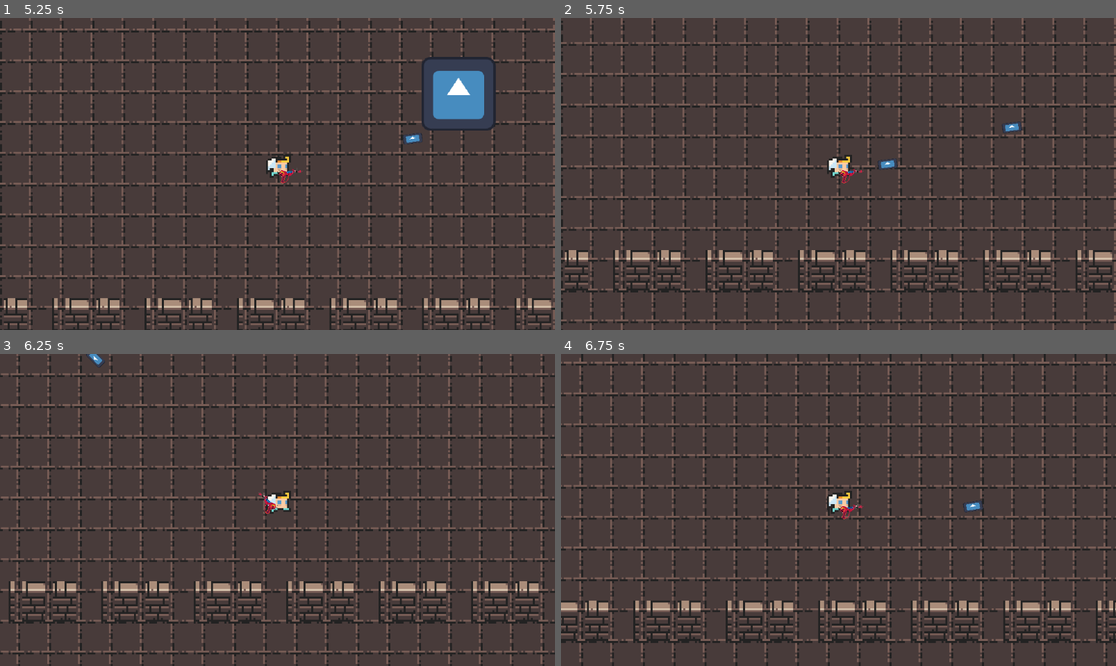
Above: before the commit, frames 1-4 (two rows, left to right).
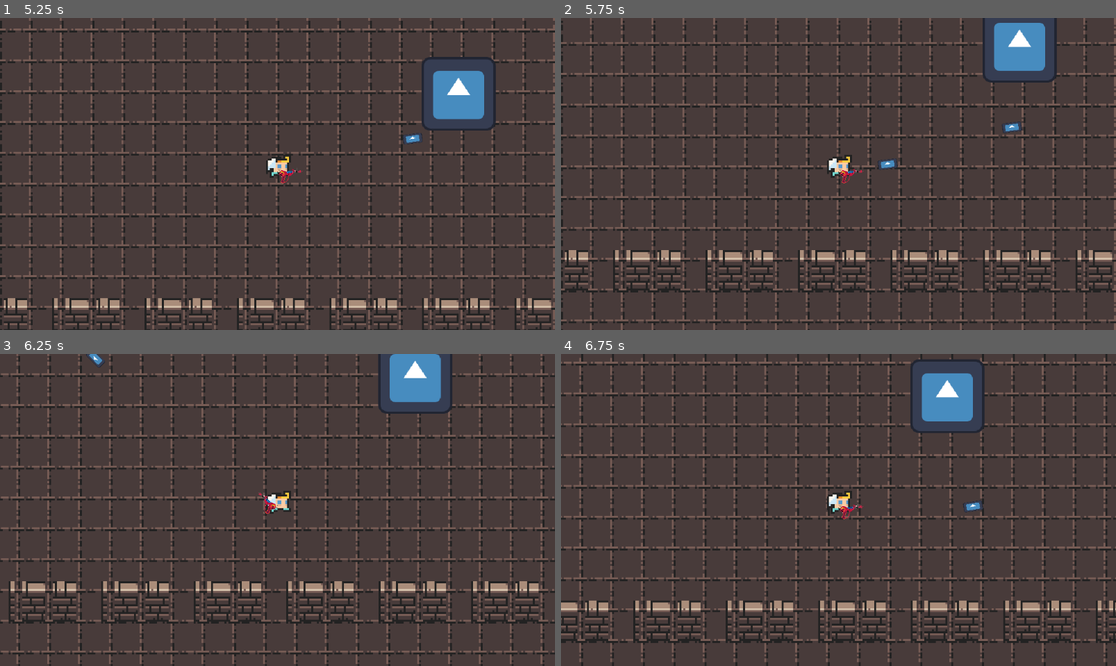
Above: after the commit, the same moments.

Repository: pabril03/ProyectoPLD
Game: Godot game, scene res://escenas/main.tscn
The game is run twice, just before and just after one commit, with the same random seed, the same clock (stepped at 60 frames per second) and the same inputs. The engine's default icon, where the game draws it, is replaced by a stand-in: a white triangle on a blue panel in a dark square.
Inputs (mouse positions are in pixels of both pictures, inside the frame that each line leads up to):
- Up to frame 1 (5.25 s): move the mouse to (399, 158) at 0.52 s; press the mouse at (399, 158) at 0.53 s; hold D (right) 0.53-1.28 s; move the mouse to (166, 189) at 1.27 s; release the mouse at (166, 189) at 1.28 s; hold S (down) 1.28-2.03 s; click (166, 189) at 1.35 s; move the mouse to (333, 105) at 2.02 s; press the mouse at (333, 105) at 2.03 s; hold D (right) 2.03-2.78 s; move the mouse to (249, 236) at 2.77 s; release the mouse at (249, 236) at 2.78 s; hold W (up) 2.78-3.53 s; click (249, 236) at 2.85 s; move the mouse to (444, 220) at 3.52 s; press the mouse at (444, 220) at 3.53 s; hold A (left) 3.53-5.03 s; move the mouse to (111, 127) at 4.27 s; release the mouse at (111, 127) at 4.28 s; click (111, 127) at 4.35 s; move the mouse to (305, 174) at 5.02 s; press the mouse at (305, 174) at 5.03 s; hold S (down) from 5.03 s (still down)
- Up to frame 2 (5.75 s): keep holding S (down)
- Up to frame 3 (6.25 s): move the mouse to (194, 432) at 5.77 s; release S (down) at 5.78 s; release the mouse at (194, 432) at 5.78 s; hold D (right) from 5.78 s (still down); click (194, 432) at 5.85 s
- Up to frame 4 (6.75 s): move the mouse to (960, 494) at 6.52 s; release D (right) at 6.53 s; press the mouse at (960, 494) at 6.53 s; hold W (up) from 6.53 s (still down)

Frame 1 is identical in both runs. In frame 2, 2.0% of the frame differs, in the area x 75-90%, y 0-21%; in frame 3, 1.9%; in frame 4, 2.2%, in the area x 62-77%, y 1-26%.

Commit message:
modificador de daño bala

Diff:
--- a/escenas/bala.gd
+++ b/escenas/bala.gd
@@ -1,7 +1,8 @@
 extends RigidBody2D
 
 const SPEED:int = 300
-var enemigo
+var dano:int = 2
+var direction: Vector2 = Vector2.ZERO
 
 func _ready():
 	pass
@@ -14,7 +15,10 @@
 func _on_visible_on_screen_notifier_2d_screen_exited() -> void:
 	queue_free()
 
-
+func _on_area_2d_body_entered(body: Node2D) -> void:
+	if body.is_in_group("enemigo"):
+		body.reducirVida(2)
+		queue_free()
 
 #func _physics_process(delta: float) -> void:
 #	var colision:KinematicCollision2D
--- a/escenas/bala.tscn
+++ b/escenas/bala.tscn
@@ -12,6 +12,7 @@
 height = 12.0
 
 [node name="Bullet" type="RigidBody2D" groups=["balas"]]
+contact_monitor = true
 script = ExtResource("1_66u8n")
 
 [node name="Sprite2D" type="Sprite2D" parent="."]
@@ -30,4 +31,5 @@
 
 [node name="VisibleOnScreenNotifier2D" type="VisibleOnScreenNotifier2D" parent="."]
 
+[connection signal="body_entered" from="Area2D" to="." method="_on_area_2d_body_entered"]
 [connection signal="screen_exited" from="VisibleOnScreenNotifier2D" to="." method="_on_visible_on_screen_notifier_2d_screen_exited"]
--- a/escenas/enemigo.gd
+++ b/escenas/enemigo.gd
@@ -6,8 +6,6 @@
 	if(VIDA <= 0):
 		queue_free()
 
-func _on_area_2d_body_entered(body: Node2D) -> void:
-	if body.is_in_group("balas"):  # Asegura que solo las balas bajen la vida
-		VIDA -= 2
-		print("Vida restante:", VIDA)
-		body.queue_free()  # Destruye la bala tras impactar
+func reducirVida(dano: int):
+	VIDA -= dano
+	print(VIDA)
--- a/escenas/enemigo.tscn
+++ b/escenas/enemigo.tscn
@@ -1,10 +1,7 @@
-[gd_scene load_steps=5 format=3 uid="uid://b4443vhnliebx"]
+[gd_scene load_steps=4 format=3 uid="uid://b4443vhnliebx"]
 
 [ext_resource type="Texture2D" uid="uid://cie4rig1wwhjn" path="res://sprites/icon.svg" id="1_sms58"]
 [ext_resource type="Script" uid="uid://lwo8r1fdcnbu" path="res://escenas/enemigo.gd" id="1_uhebs"]
-
-[sub_resource type="CircleShape2D" id="CircleShape2D_uhebs"]
-radius = 32.0
 
 [sub_resource type="CircleShape2D" id="CircleShape2D_743j8"]
 radius = 27.0185
@@ -16,12 +13,5 @@
 scale = Vector2(0.3, 0.3)
 texture = ExtResource("1_sms58")
 
-[node name="Area2D" type="Area2D" parent="."]
-
-[node name="CollisionShape2D" type="CollisionShape2D" parent="Area2D"]
-shape = SubResource("CircleShape2D_uhebs")
-
 [node name="CollisionShape2D" type="CollisionShape2D" parent="."]
 shape = SubResource("CircleShape2D_743j8")
-
-[connection signal="body_entered" from="Area2D" to="." method="_on_area_2d_body_entered"]
